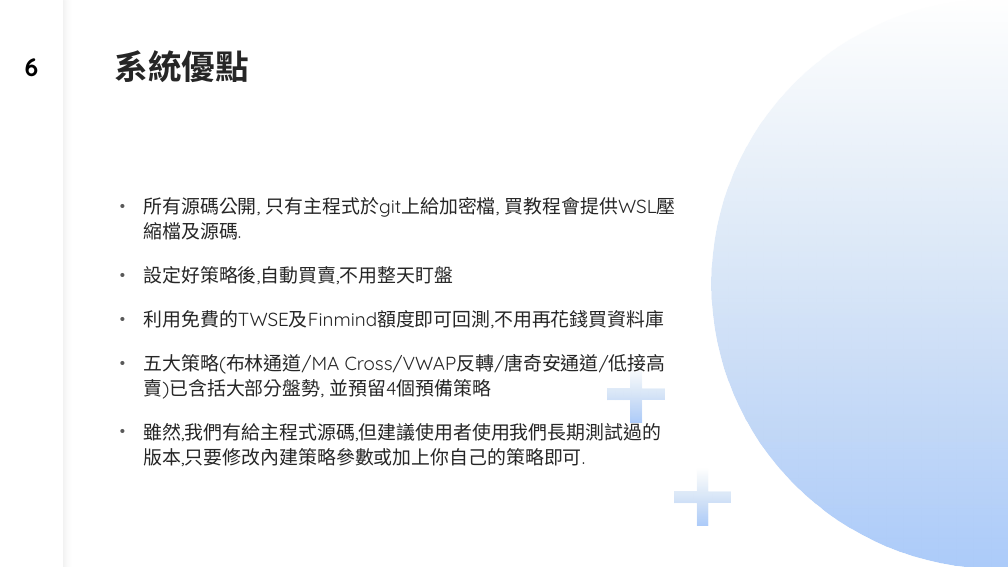
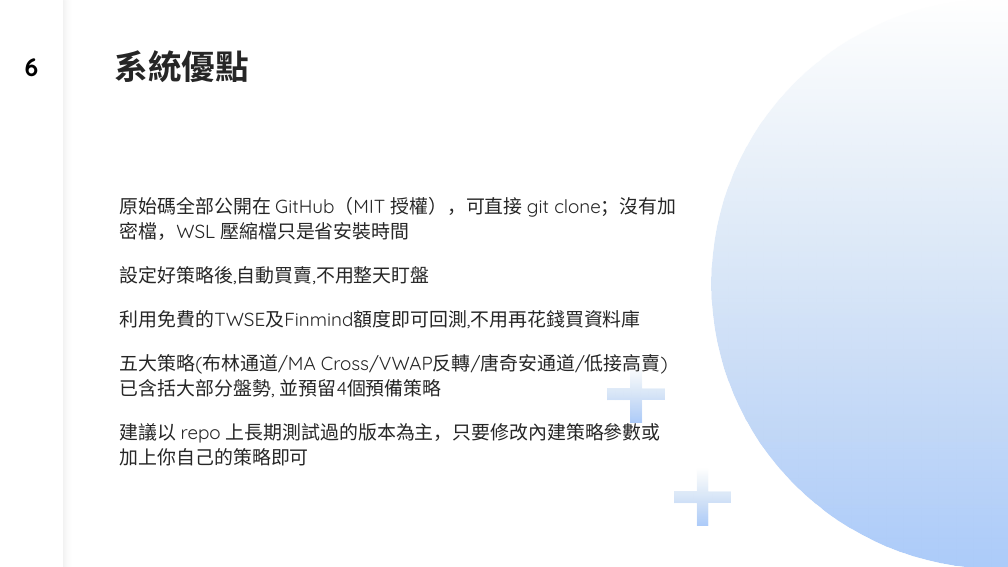
Before and after one commit to dinchentech/tw-selfselect, a slide deck: slide 6 of plans/ppt/TW-SELFSELECT台股買賣自動化系統-W1-講稿版.pptx. Drawn at 1008x567 pixels with LibreOffice and Linux fonts; fonts in the diff are those of the drawing. Boxes give left, top, right and bottom in pixels: in the first picture for what was removed or moved away, otherwise in the second. Text is boxed around its words. In the diff, an @@ line names an element or a change of style, - is before the commit and + after.

Commit message:
PPT：修正與「原始碼全部公開」不符的敘述
- W1 s6：拿掉「主程式為加密檔／購買教程才給源碼」與「有給主程式源碼」的賣方口吻；
  改為「原始碼全部公開在 GitHub（MIT），可直接 git clone，沒有加密檔；WSL 壓縮檔只是省安裝時間」，
  並保留「建議使用 repo 長期測試版、只改參數或加自己的策略」
- W2 s2：「買家」→「學員」；s17 講稿的舊 deploy 腳本說明改成「原始碼公開、直接 deploy_source.sh」
- W6 s2 表格第 5 列（Deploy）改為 ./deploy_source.sh 流程，並縮短文字/字級避免超出頁面
- W6 s13 講稿、W6 s16 內文與講稿：「有源碼的」→「原始碼公開」；移除 deploy_crypted／deploy_user 舊敘述
- 全檔掃描：加密主程式／deploy_crypted／deploy_user／買家／試用版／付費版／有源碼 0 命中

```diff
--- a/plans/ppt/TW-SELFSELECT台股買賣自動化系統-W1-講稿版.pptx
+++ b/plans/ppt/TW-SELFSELECT台股買賣自動化系統-W1-講稿版.pptx
@@ text at [120,197,676,240]: text changed @@
-• 所有源碼公開, 只有主程式於git上給加密檔, 買教程會提供WSL壓縮檔及源碼.
+原始碼全部公開在 GitHub（MIT 授權），可直接 git clone；沒有加密檔，WSL 壓縮檔只是省安裝時間
@@ text at [120,266,668,397]: bullet • to none @@
@@ text at [120,419,661,466]: text changed @@
-• 雖然,我們有給主程式源碼,但建議使用者使用我們長期測試過的版本,只要修改內建策略參數或加上你自己的策略即可.
+建議以 repo 上長期測試過的版本為主，只要修改內建策略參數或加上你自己的策略即可
```
Also in this commit, not shown: 2 other files.
